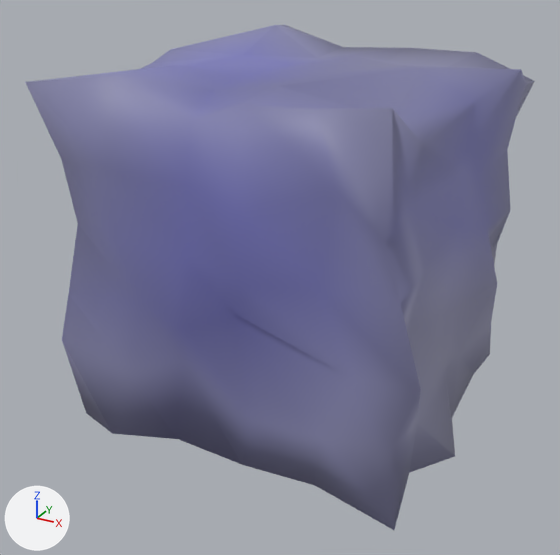
One commit to the glTF model dist/Model/phylosilicate.glb: the scene before it, then after it.
Before and after are seen from a 50 mm camera at (1.119, -2.191, 0.929) aimed at (-0.039, -0.085, -0.124). Every picture has the same lights, and +X, +Y and +Z are marked at lower left. Where no turn or scale is listed for an object, it has been applied to the vertices. Vertices at the same position are counted once.

Script lines for the objects in view, before the commit:
```python
me_cube_018 = bpy.data.meshes.new('Cube.018')
me_cube_018.from_pydata(...)  # 152 vertices, 300 faces; spans x -0.627..0.639, y -0.628..0.631, z -0.642..0.643
me_cube_018.materials.append(mat_true_white)
ob_phylosilicate = bpy.data.objects.new('phylosilicate', me_cube_018)
ob_phylosilicate.location = (0.0, 0.0, 0.0)
```
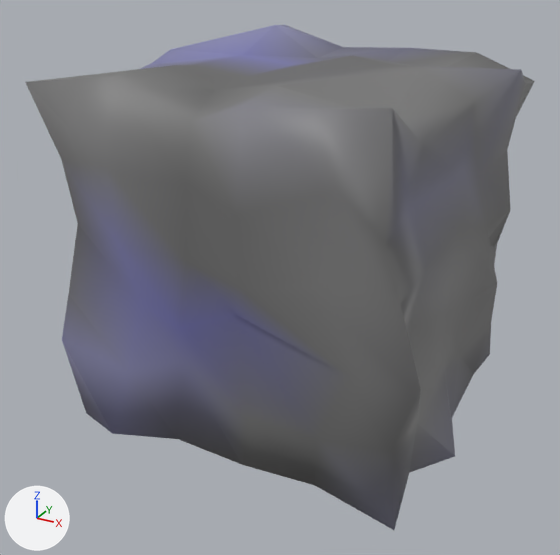
Boxes (x1, y1, x2, y2) around the edits, measured in the pictures (560 x 555 px):
```json
{"part": 1, "of": "me_cube_018", "change": "recoloured", "before": [25, 48, 535, 530], "after": [25, 48, 535, 530], "on screen": "blue to grey"}
{"part": 2, "of": "me_cube_018", "change": "recoloured", "before": [107, 55, 510, 485], "after": [107, 55, 510, 485], "on screen": "blue to grey"}
{"part": 3, "of": "me_cube_018", "change": "recoloured", "before": [62, 25, 455, 473], "after": [62, 25, 455, 473]}
```

Scene script edits in JSON lines:
```json
{"block": "me_cube_018", "where": "me_cube_018.from_pydata(...)  # 152 vertices, 300 faces; spans x -0.627..0.639, y -0.628..0.631, z -0.642..0.643"}
{"block": "me_cube_018", "where": "# used by ob_phylosilicate; location = (0.0, 0.0, 0.0)"}
{"block": "me_cube_018", "change": "me_cube_018 part 1: 156 faces centred in x -0.582..0.6, y -0.591..0.591, z -0.583..0.588 are repainted in the vertex colours; the middle colour goes from blue #8989b2 to grey #7d7d7f"}
{"block": "me_cube_018", "change": "me_cube_018 part 2: 80 faces centred in x -0.582..0.598, y -0.575..0.582, z -0.615..0.584 are repainted in the vertex colours; the middle colour goes from blue #7e7eaf to dark grey #6a6a6b"}
{"block": "me_cube_018", "change": "me_cube_018 part 3: 63 faces centred in x -0.579..0.575, y -0.585..0.597, z -0.574..0.605 are repainted in the vertex colours; the middle colour goes from blue #8989b1 to blue #81819f"}
```
